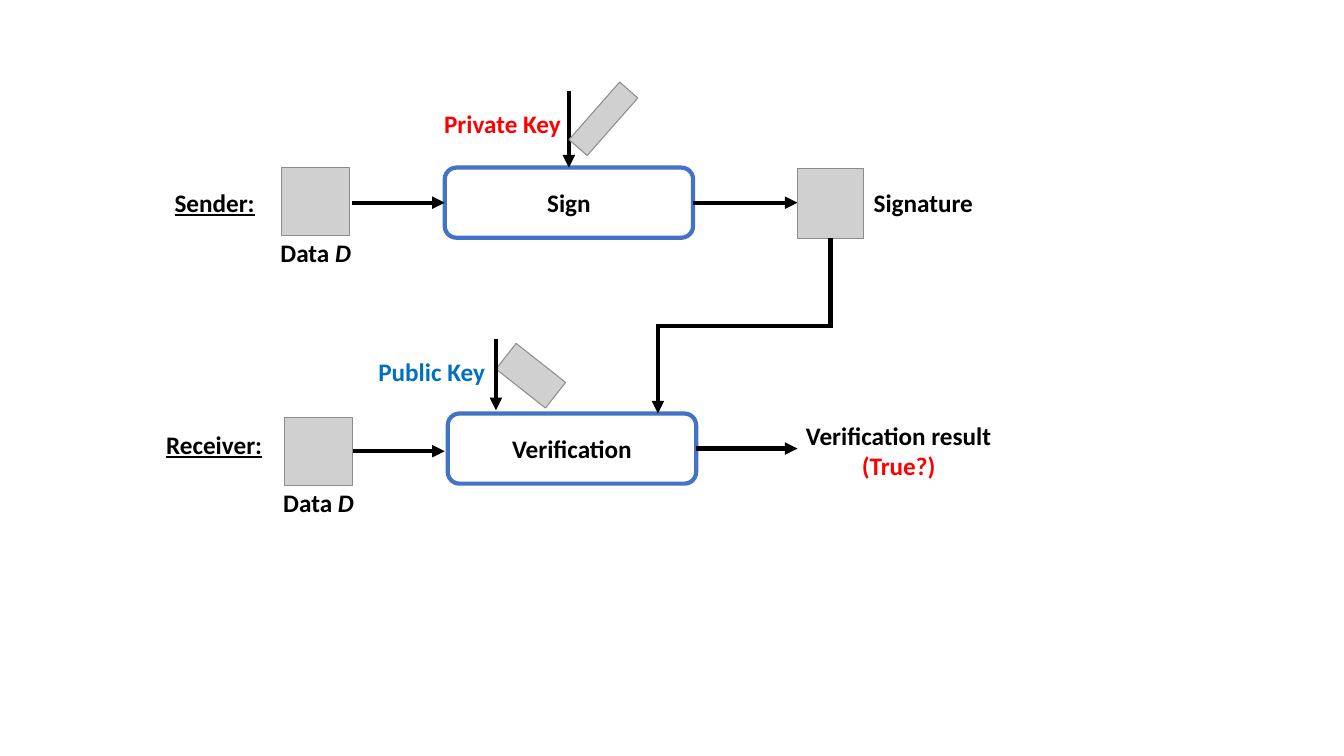
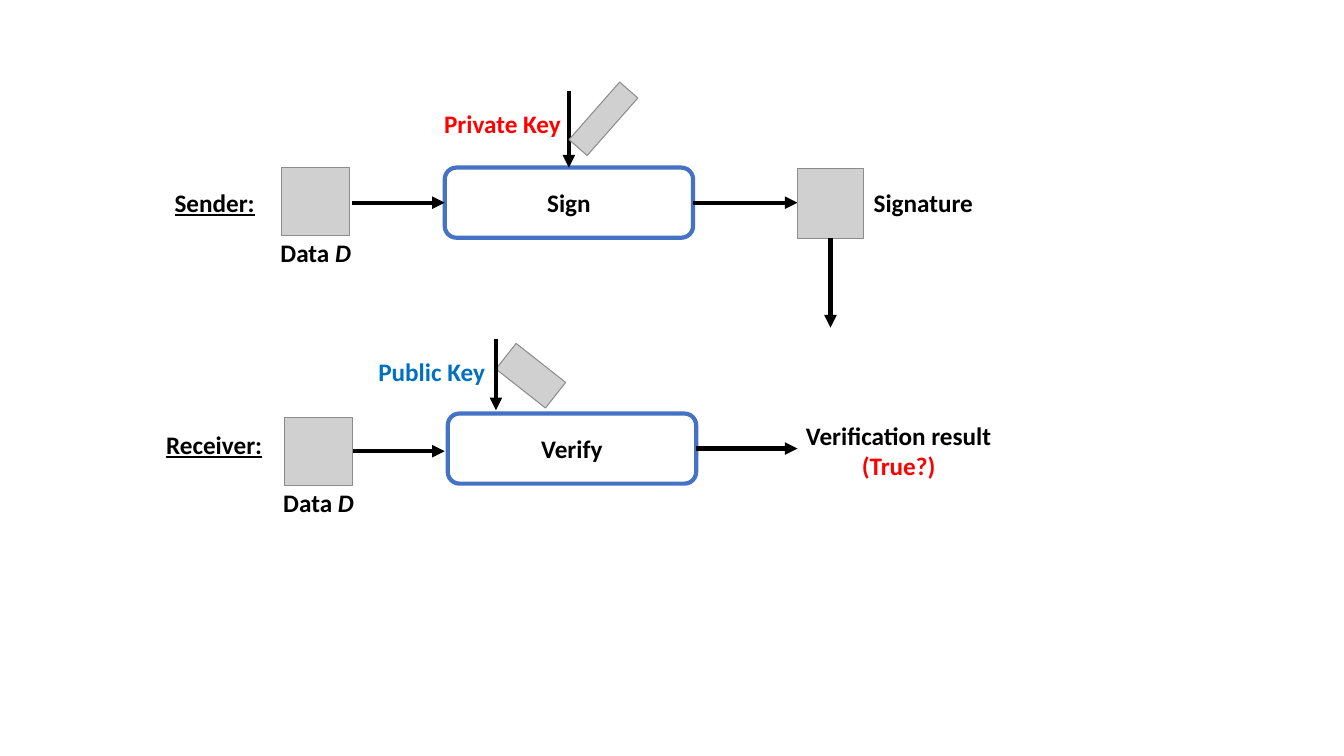
Before and after one commit to junkurihara/class-e2e_security_js, a slide deck: slide 42 of images.pptx. Drawn at 1344x756 pixels with LibreOffice and Linux fonts; fonts in the diff are those of the drawing; grey boxes stand for pictures. Boxes give left, top, right and bottom in pixels: in the first picture for what was removed or moved away, otherwise in the second. Text is boxed around its words. In the diff, an @@ line names an element or a change of style, - is before the commit and + after.

```diff
--- a/images.pptx
+++ b/images.pptx
@@ elbow arrow moved from (831, 238) - (658, 413) to (831, 238) - (831, 328) @@
@@ text in rounded rectangle at (x1=541, y1=440, x2=602, y2=462): text changed @@
-Verification
+Verify
```
Also in this commit, not shown: 2 other files.
